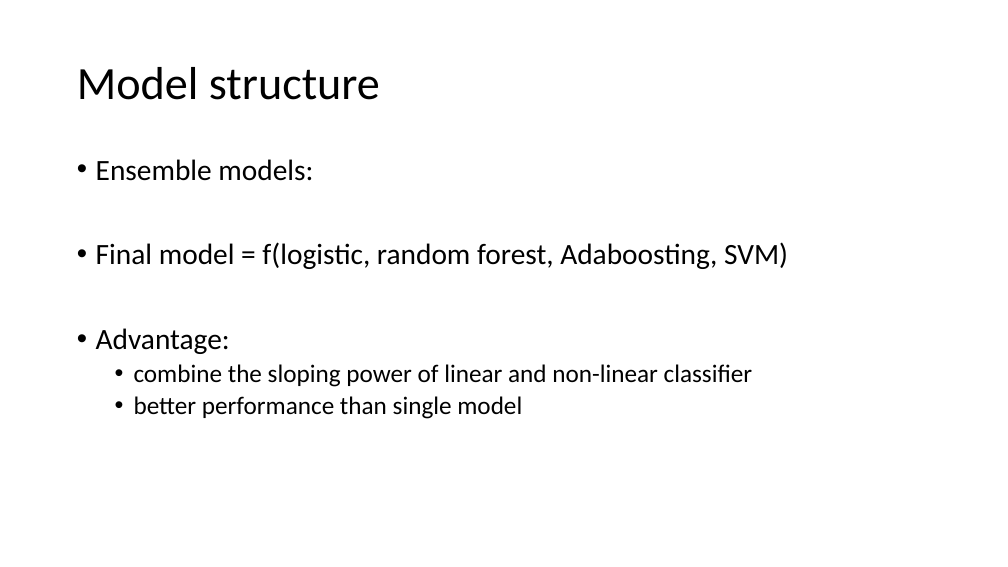
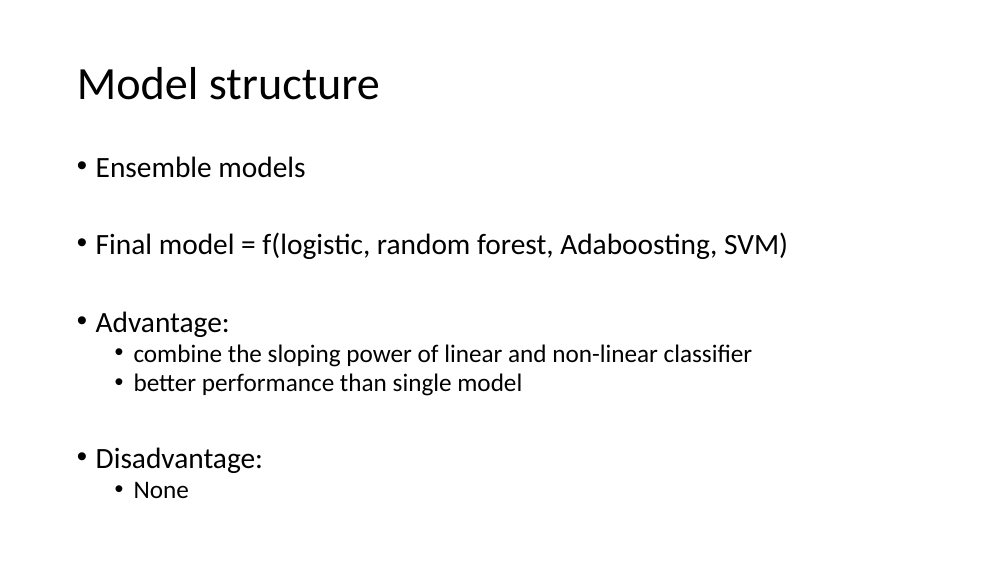
Before and after one commit to y0zhan06/BootCamp_project2, a slide deck: slide 4 of Project2-v1.01.pptx. Drawn at 1008x567 pixels with LibreOffice and Linux fonts; fonts in the diff are those of the drawing. Boxes give left, top, right and bottom in pixels: in the first picture for what was removed or moved away, otherwise in the second. Text is boxed around its words. In the diff, an @@ line names an element or a change of style, - is before the commit and + after.

```diff
--- a/Project2-v1.01.pptx
+++ b/Project2-v1.01.pptx
@@ text at [96, 156, 305, 178]: text changed @@
-• Ensemble models:
+• Ensemble models
@@ text at [96, 232, 788, 396]: line spacing 0.9 to 0.8 @@
@@ text at [96, 447, 263, 498]: paragraphs added @@
+• Disadvantage:
+  • None
```
Also in this commit, not shown: 1 other slide changed.
